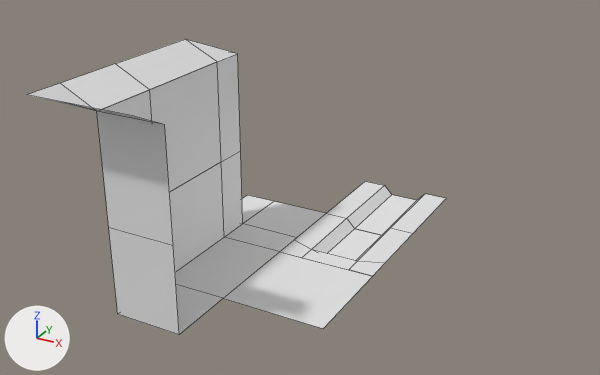
An edit to the FBX model Assets/Tiles/3D/SM_FinalTiles.fbx, drawn before and after from the same camera.
Both versions are drawn from a camera (50 mm lens) standing at (7.33, -12.5, 8.08) and looking at (0.72, -0.48, 2.07). Lighting does not change. The marker at lower left points along +X, +Y and +Z. Mesh edges are drawn as thin lines. Where no turn or scale is listed for an object, it has been applied to the vertices.

The scene before the commit, as lines of its bpy script (objects in view):
```python
me_mesh = bpy.data.meshes.new('Mesh')
me_mesh.from_pydata([(-1.0, -1.0, 0.35), (1.0, -1.0, 0.35), (-1.0, 1.0, 0.35), (1.0, 1.0, 0.35)], [], [(0, 1, 3, 2)])
me_mesh_006 = bpy.data.meshes.new('Mesh.006')
me_mesh_006.from_pydata([(-0.3, 1.0, 0.0), (-0.3, -1.0, 0.0), (-0.3, -1.0, 2.0), (-0.3, 1.0, 2.0)], [], [(1, 0, 3, 2)])
me_mesh_010 = bpy.data.meshes.new('Mesh.010')
me_mesh_010.from_pydata([(-0.3, 1.0, 0.0), (1.0, -0.3, 0.0), (-0.3, -0.3, 0.0), (1.0, -0.3, 2.0), (-0.3, -0.3, 2.0), (-0.3, 1.0, 2.0)], [], [(1, 2, 4, 3), (2, 0, 5, 4)])
ob_grass = bpy.data.objects.new('Grass', me_mesh)
ob_grass.location = (1.0, -1.0, 0.0)
ob_wall_innercorner_extension = bpy.data.objects.new('Wall_InnerCorner_Extension', me_mesh_010)
ob_wall_innercorner_extension.location = (-1.0, -3.0, 2.0)
ob_wall_up_extension = bpy.data.objects.new('Wall_Up_Extension', me_mesh_006)
ob_wall_up_extension.location = (-1.0, -1.0, 2.0)
# also in view: 'Wall_Up_Finish' at (-1.65, -1.0, 4.18); 'Wall_Up' at (-0.65, -1.0, 1.17); 'Grass_WaterEnd' at (1.0, 1.0, 0.25); 'Wall_InnerCorner' at (-0.65, -2.65, 1.17); 'Grass_Water' at (1.0, 3.0, 0.25)
```
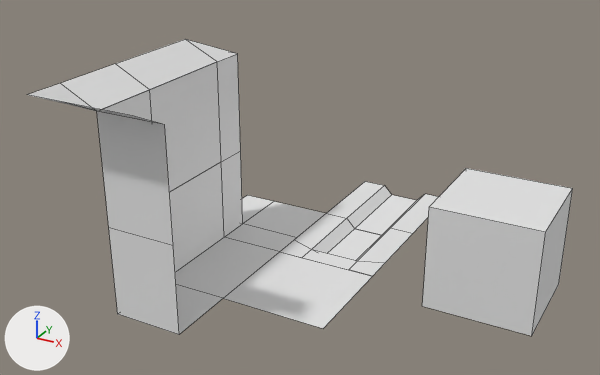
Location of each change, (x1, y1, x2, y2) in pixels of the pictures (600 x 375 px):
'Solid', added: after (422, 168, 573, 336)

The edits, one by one:
Mesh me_mesh_012 is new.
It is a box spanning x -1.0..1.0, y -1.0..1.0, z 0.0..2.0.
Object 'Solid' (ob_solid) is new; it shows me_mesh_012.
Its location is (4.0, 1.0, 0.0).
